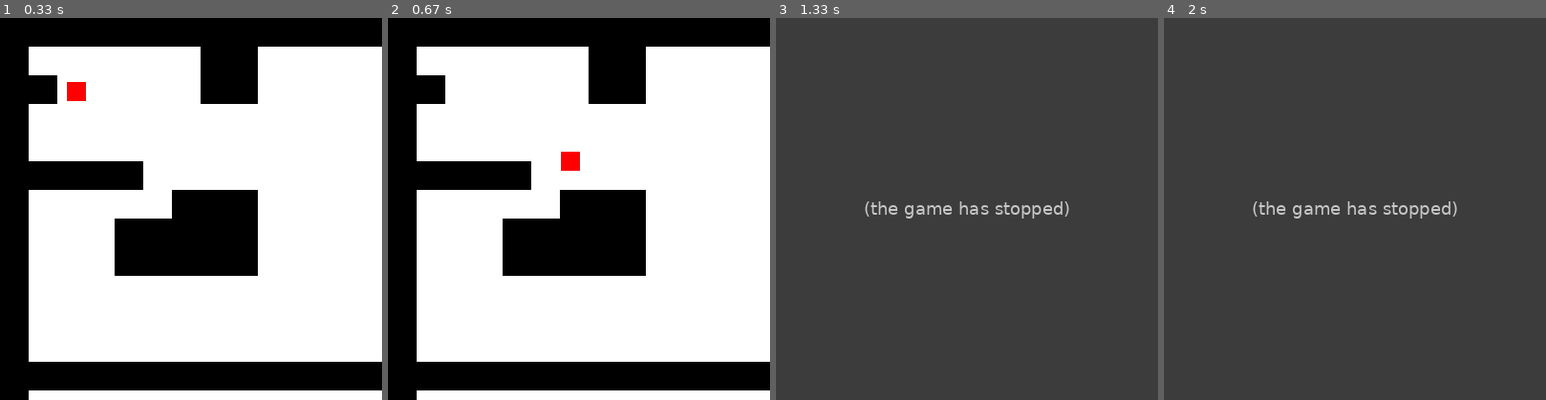
Above: before the commit, frames 1-4 (left to right).
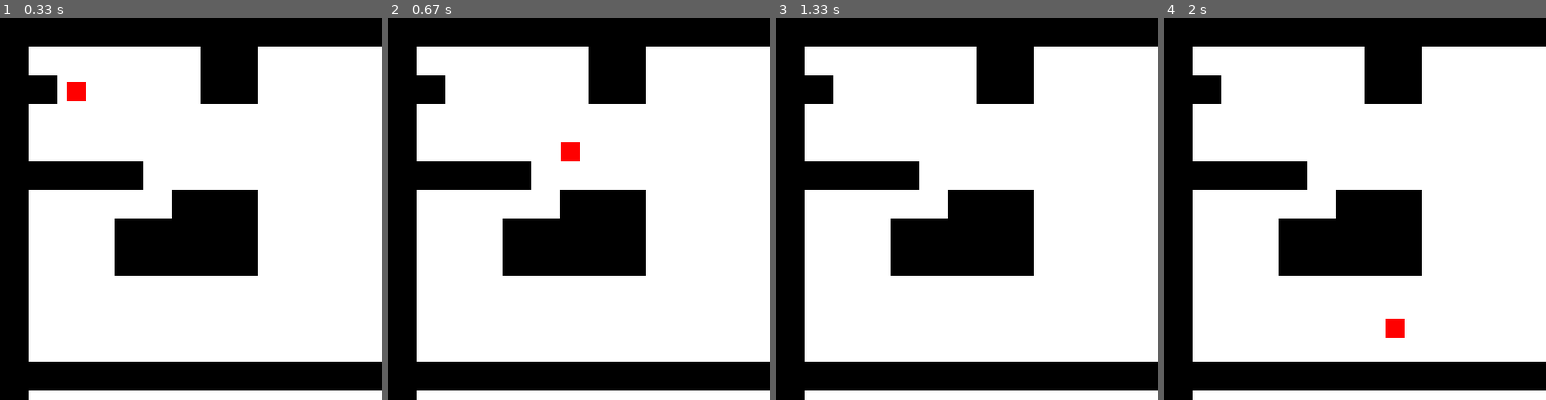
Above: after the commit, the same moments.

Repository: jshin92/pygame-platformer
Game: pygame game, started from game.py
Two runs of this game, one before a commit and one after it. Both use one fixed random seed, a clock stepped at 60 frames per second and the inputs below.
Inputs:
- Up to frame 1 (0.33 s): no input
- Up to frame 2 (0.67 s): hold Right from 0.33 s (still down)
- Up to frame 3 (1.33 s): release Right at 0.8 s; hold Right 0.83-1.3 s
- Up to frame 4 (2 s): hold Left 1.33-1.87 s; hold Left from 1.9 s (still down)

Frame 1 is identical in both runs. In frame 2, 0.2% of the frame differs, in the area x 45-51%, y 32-40%; in frame 3, 100%, in the area x 0-100%, y 0-100%; in frame 4, 100%.
Error before the commit: IndexError: list index out of range (Player.py line 46); the game stopped at 1.3 s (later frames are placeholders)

Commit message:
added physics for down, left right! Need to now implement jump

Diff:
--- a/Player.py
+++ b/Player.py
@@ -26,76 +26,89 @@
     def draw(self):
         pygame.draw.rect(self.screen, self.color, [self.x, self.y, self.width, self.height])
 
+    def both_tiles_clear(self, first_tile, second_tile):
+        return self.tile_map.tiles[first_tile[0]][first_tile[1]] != 0 and \
+               self.tile_map.tiles[second_tile[0]][second_tile[1]] != 0
+
+    # returns corners in order of:
+    # top_left, top_right, bot_left, bot_right
+    def calculate_corners(self, dir, projected_x, projected_y):
+        if dir == "UPDOWN":
+            projected_dir = projected_y
+        elif dir == "LEFTRIGHT":
+            projected_dir = projected_x
+
+        top_left = [int(projected_dir / self.tile_map.tile_height),
+                    int(self.x / self.tile_map.tile_width)]
+
+        top_right = [int(projected_dir / self.tile_map.tile_height),
+                     int((self.x + self.width) / self.tile_map.tile_width)]
+
+        bot_left = [int((projected_dir + self.height) / self.tile_map.tile_height),
+                    int(self.x / self.tile_map.tile_width)]
+
+        bot_right = [int((projected_dir + self.height) / self.tile_map.tile_height),
+                     int((self.x + self.width) / self.tile_map.tile_width)]
+
+        return top_left, top_right, bot_left, bot_right
+
+    # returns [row, col] of block to right of player
+    def get_block_to_right(self, projected_x):
+        return [int((self.y + self.height - 1)/self.tile_map.tile_height),
+                int((projected_x + self.width + 1)/self.tile_map.tile_width)]
+
+    # returns [row, col] of block bottom left of player
+    def get_bot_left(self, projected_x):
+        return [int((self.y + self.height - 1)/self.tile_map.tile_height),
+                int((projected_x - 1)/self.tile_map.tile_width)]
+
+    # returns [row, col] of block top left of player
+    def get_top_left(self, projected_x):
+        return [int((self.y + 1)/self.tile_map.tile_height),
+                int((projected_x - 1)/self.tile_map.tile_width)]
+
     def update(self):
         self.y_velo += self.gravity
         ## check for collision w/ respect to y direction
-        cur_tile_row = int(self.y // self.tile_map.tile_height)
-        closest_blocked_tile_row = -1
         # going up (jumping)
         # TODO: DO GOING UP LOGIC!
         if self.y_velo < 0:
             pass
         # going down
         else:
-            left_line_col = int(self.x // self.tile_map.tile_width)
-            right_line_col = int((self.x + self.width) // self.tile_map.tile_width)
+            projected_y = self.y + self.y_velo
+            _, _, bot_left, bot_right = self.calculate_corners("UPDOWN", 0, projected_y)
 
-            # find closest tile that blocks the player
-            for row in range(cur_tile_row, self.tile_map.num_rows):
-                for col in range(left_line_col, right_line_col + 1):
-                    if self.tile_map.tiles[row][col] == 0:
-                        closest_blocked_tile_row = row
-                        break
-                if closest_blocked_tile_row != -1:
-                    break
-
-            block_dist = closest_blocked_tile_row * self.tile_map.tile_height - self.y - self.height
-            # don't let player teleport to above block by sliding into a block
-            if block_dist < 0:
-                block_dist = 0
-            # can move only by the minimum betwixt the distance from the player to the nearest thing
-            # blocking it or the distance that it wanted to go
-            self.y += min(self.y_velo, block_dist)
-            # can't move down when on top of a block
-            if block_dist == 0:
+            # only fall down if both tiles below player are blank
+            if self.both_tiles_clear(bot_left, bot_right):
+                self.y = projected_y
+            else:
+                # can't translate full projected length--block in way, so
+                # go the delta
+                self.y += self.tile_map.tile_height * bot_left[0] - self.y - self.height
                 self.y_velo = 0
 
-        ## check for collision with respect to the x direction
+        ## check for collision w/ respect to x direction
         self.x_velo += self.x_accel
         self.x_velo *= self.friction
-
-        cur_tile_col = int(self.x // self.tile_map.tile_width)
-        top_line_row = int(self.y // self.tile_map.tile_height)
-        bot_line_row = int((self.y + self.height) // self.tile_map.tile_height)
-        closest_blocked_tile_col = -1
         # going right
-        '''
         if self.x_velo > 0:
-            for col in range(cur_tile_col, self.tile_map.num_cols):
-                for row in range(top_line_row, bot_line_row):
-                    if self.tile_map.tiles[row][col] == 0:
-                        closest_blocked_tile_col = col
-                        break
-                if closest_blocked_tile_col != -1:
-                    break
-
-            block_dist = closest_blocked_tile_col * self.tile_map.tile_width - self.x - self.width
-            if block_dist < 0:
-                block_dist = 0
-            self.x += min(self.x_velo, block_dist)
-
+            projected_x = self.x + self.x_velo
+            right_block = self.get_block_to_right(projected_x)
+            # can move to the right as long as there is no tile blocking the player
+            if self.tile_map.tiles[right_block[0]][right_block[1]] != 0:
+                self.x += self.x_velo
+            # can't move the projected distance due to a wall, so move as far as possible (delta)
+            else:
+                self.x += right_block[1] * self.tile_map.tile_width - self.x - self.width
+                self.x_velo = 0
         # going left
         elif self.x_velo < 0:
-            for col in range(cur_tile_col, -1, -1):
-                for row in range(top_line_row, bot_line_row + 1):
-                    if self.tile_map.tiles[row][col] == 0:
-                        closest_blocked_tile_col = col
-                        break
-                if closest_blocked_tile_col != -1:
-                    break
-            block_dist = (1 + closest_blocked_tile_col) * self.tile_map.tile_width - self.x
-            if block_dist == 0:
+            projected_x = self.x + self.x_velo
+            bot_left = self.get_bot_left(projected_x)
+            top_left = self.get_top_left(projected_x)
+            if self.tile_map.tiles[bot_left[0]][bot_left[1]] != 0 and self.tile_map.tiles[top_left[0]][top_left[1]] != 0:
+                self.x += self.x_velo
+            else:
+                self.x += (bot_left[1] + 1) * self.tile_map.tile_width - self.x
                 self.x_velo = 0
-            self.x -= min(abs(self.x_velo), abs(block_dist))
-        '''
-        self.x += self.x_velo
